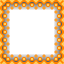
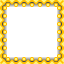
Before/after of a 64x64 layered artwork. What changed in the layer stack:
hid group "Orange" (2 layers) over box(0, 0, 64, 64)
moved "light #1" into group "Red", painted on it over box(0, 0, 64, 64)
moved "dark #1" into group "Red", painted on it over box(0, 0, 64, 64)
showed group "Gold" (2 layers) over box(0, 0, 64, 64)
painted on "light #3" over box(7, 7, 57, 57)
painted on "dark #3" over box(6, 6, 58, 58)
removed layer "gradient v6 copy #1" (was 79%) from group "new new" over box(1, 1, 63, 63)
added layer "_new border v7_gradient.png" in group "new new" over box(0, 0, 64, 64)
